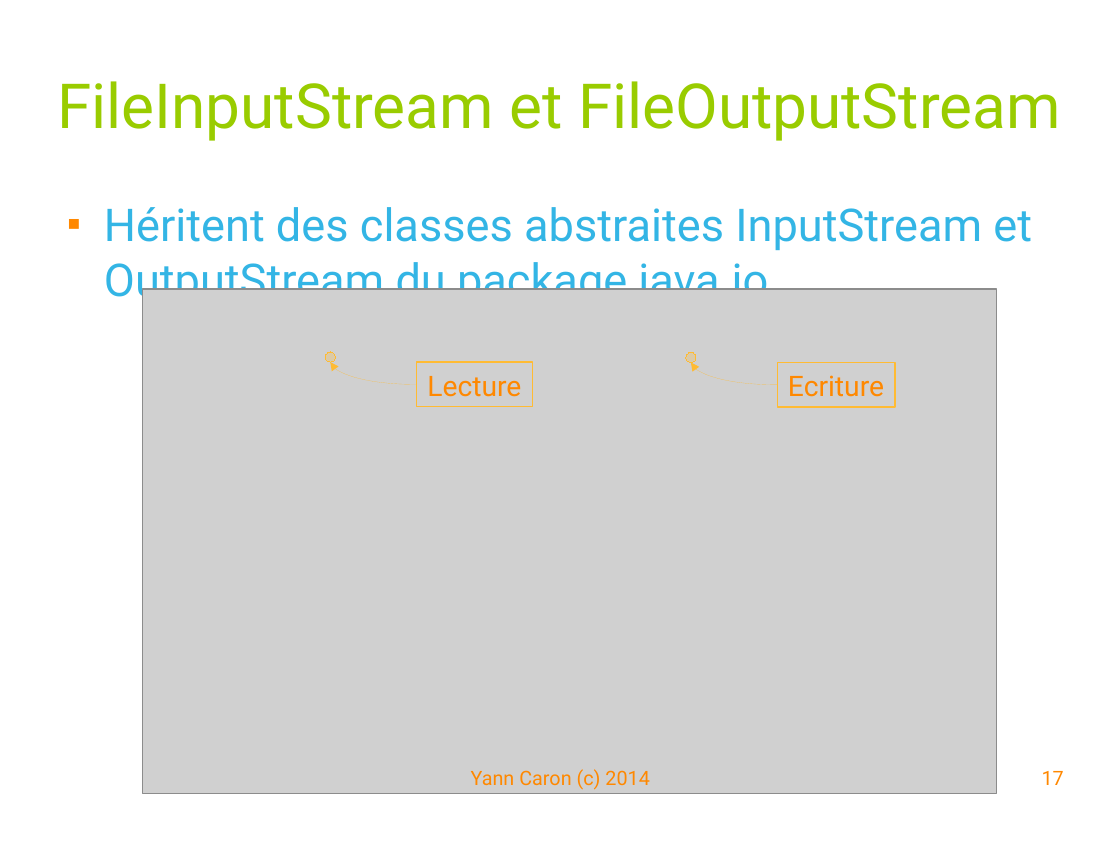
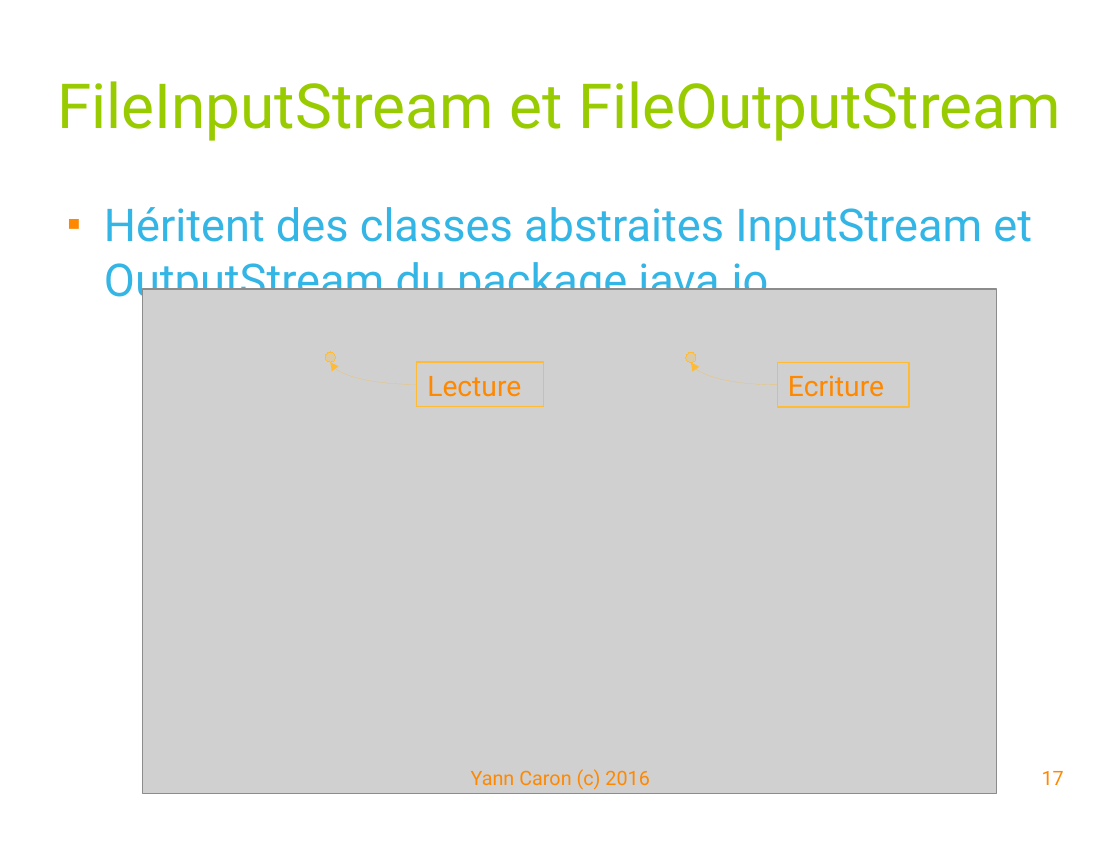
Before and after one commit to YannCaron/Android-ENSG, a slide deck: slide 17 of 09 - WebServices.odp. Drawn at 1120x841 pixels with LibreOffice and Linux fonts; fonts in the diff are those of the drawing; grey boxes stand for pictures; background and template pictures are left out. Boxes give left, top, right and bottom in pixels: in the first picture for what was removed or moved away, otherwise in the second. Text is boxed around its words. In the diff, an @@ line names an element or a change of style, - is before the commit and + after.

```diff
--- a/09 - WebServices.odp
+++ b/09 - WebServices.odp
@@ picture "Lecture": place and size @@
-picture "Lecture" at (417, 362, 533, 407)
+picture "Lecture" at (417, 362, 544, 407)
@@ picture "Ecriture": place and size @@
-picture "Ecriture" at (777, 362, 895, 407)
+picture "Ecriture" at (777, 362, 910, 407)
@@ text at (471, 769, 649, 790): text changed @@
-Yann Caron (c) 2014
+Yann Caron (c) 2016
```
Also in this commit, not shown: 45 other slides changed, 3 other files.
